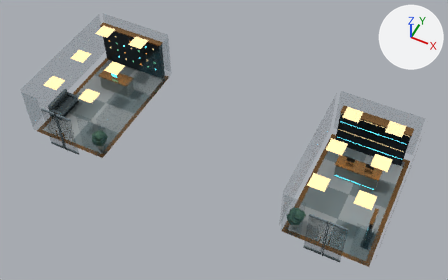
One commit to the glTF model ui/3d/system-world/v3/lobby-integrations.lod1.glb: the scene before it, then after it.
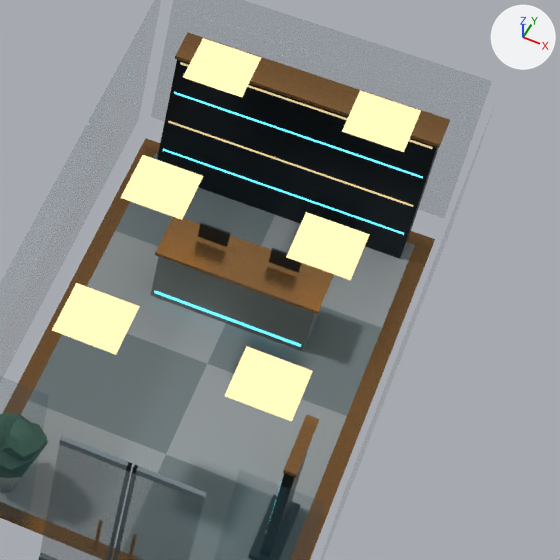
Each version appears first whole from a camera (50 mm lens) standing at (11.07, -21.54, 28.48) and looking at (0.53, -0.46, 2.13), and next in a close-up on the part from 65% to 99% of the width and 34% to 88% of the height. Arrows for +X, +Y and +Z are at upper right; the lights stay in place. The older version's two pictures come first. Where no turn or scale is listed for an object, it has been applied to the vertices. Vertices at exactly the same position are counted once.
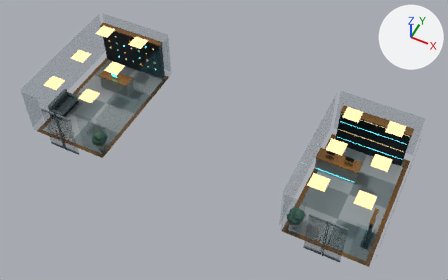
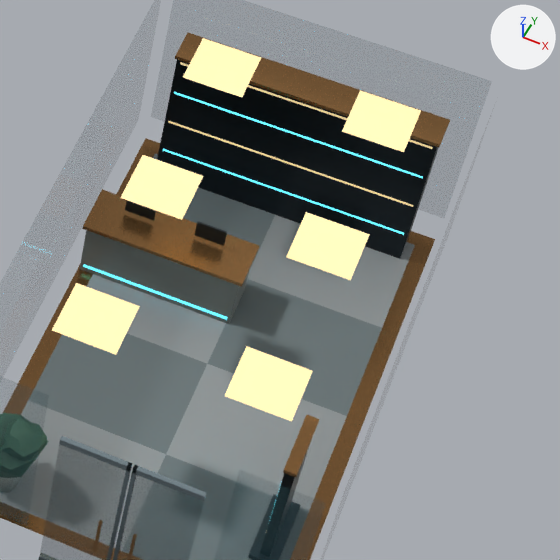
The change, as a list of edits to the scene's bpy script:
```text
Change me_mesh_4:
    where me_mesh_4.from_pydata(...)  # 940 vertices, 1428 faces; spans x 0.0..21.1, y -8.1..0.0, z 0.9..4.3
    used by ob_mesh_4; location = (-10.55, 4.05, 0.0)
    me_mesh_4 part 1: the loose piece of 8 vertices spanning x 17.3..19.8, y -3.3..-2.4, z 1.9..2.0 is moved by (-1.2, 0.0, 0.0)
    me_mesh_4 part 2: the loose piece of 8 vertices spanning x 17.8..18.2, y -2.7, z 2.0..2.3 is moved by (-1.1, 0.0, 0.0)
    me_mesh_4 part 3: the loose piece of 8 vertices spanning x 18.9..19.3, y -2.7, z 2.0..2.3 is moved by (-1.2, 0.0, 0.0)
    me_mesh_4 part 4: the loose piece of 8 vertices spanning x 17.4..19.7, y -3.2, z 1.0 is moved by (-1.2, 0.0, 0.0)
    me_mesh_4 part 5: the loose piece of 8 vertices spanning x 17.3..19.8, y -3.2..-2.5, z 0.9..1.9 is moved by (-1.2, 0.0, 0.0)
```

Location of each change, (x1, y1, x2, y2) in pixels of the close-ups (560 x 560 px; the box of a moved part takes in the faces that stretch with it):
part 1 of me_mesh_4, moved or reshaped
    before: (155, 217, 334, 314)
    after: (82, 189, 260, 287)
part 2 of me_mesh_4, moved or reshaped
    before: (198, 222, 231, 247)
    after: (125, 200, 156, 221)
part 3 of me_mesh_4, moved or reshaped
    before: (269, 248, 301, 273)
    after: (195, 221, 227, 246)
part 4 of me_mesh_4, moved or reshaped
    before: (154, 291, 301, 347)
    after: (83, 264, 227, 320)
part 5 of me_mesh_4, moved or reshaped
    before: (151, 257, 320, 351)
    after: (80, 230, 249, 324)
